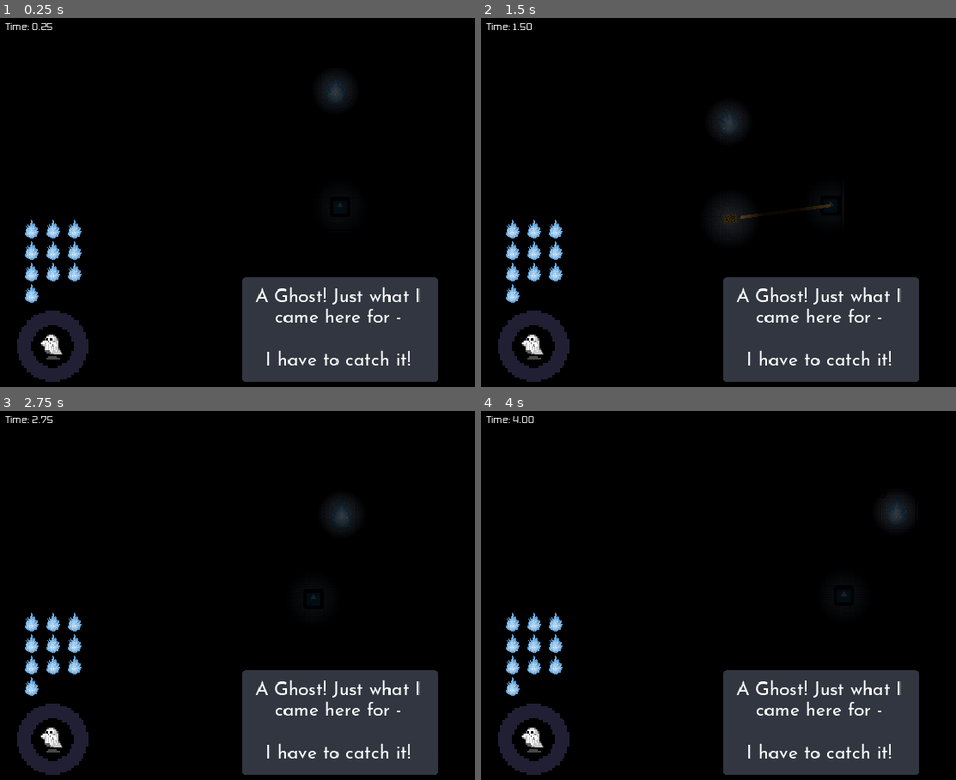
Above: before the commit, frames 1-4 (two rows, left to right).
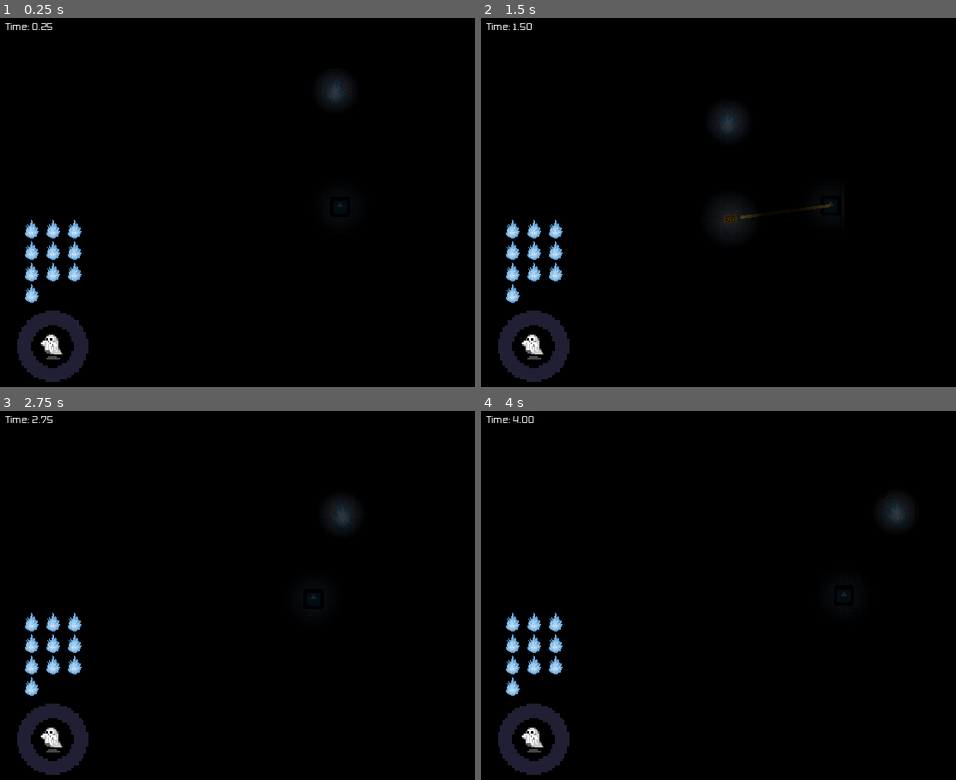
Above: after the commit, the same moments.

Repository: junyynyyn/Summer-Jam-2024
Game: Godot game, scene res://Scenes/Levels/Level1.tscn
Two runs of this game, one before a commit and one after it. Both use one fixed random seed, a clock stepped at 60 frames per second and the inputs below. This scene is started directly instead of the project's main scene. The engine's default icon, where the game draws it, is replaced by a stand-in: a white triangle on a blue panel in a dark square.
Inputs (mouse positions are in pixels of both pictures, inside the frame that each line leads up to):
- Up to frame 1 (0.25 s): no input
- Up to frame 2 (1.5 s): tap E at 0.5 s; move the mouse to (outside the picture) at 0.52 s; hold D (right) 0.53-1.25 s; tap W (up) at 0.6, 0.77, 1.07 s; click (outside the picture) at 0.67 s; tap Enter at 1.25 s; drag from (685, 224) to (846, 202) at 1.27 s
- Up to frame 3 (2.75 s): tap Enter at 2 s; move the mouse to (408, 514) at 2.02 s; hold A (left) from 2.03 s (still down); tap E at 2.1 s; tap W (up) at 2.3 s
- Up to frame 4 (4 s): release A (left) at 2.75 s; tap Enter at 2.75, 3.5 s; drag from (785, 676) to (614, 540) at 2.77 s; move the mouse to (outside the picture) at 3.52 s; hold D (right) from 3.53 s (still down); tap W (up) at 3.6, 3.77 s

The runs differ from the first frame. In frame 1, 12% of the frame differs, in the area x 50-93%, y 70-99%; in frame 2, 12%; in frame 3, 12%, in the area x 50-93%, y 28-99%; in frame 4, 12%.
Error after the commit: Invalid assignment of property or key 'visible' with value of type 'bool' on a base object of type 'null instance'. (res://Scripts/Tutorial)

Commit message:
removed opening errors

Diff:
--- a/UniMelb Game Jam/Scenes/Enemies/Mirrored Ghost.tscn
+++ b/UniMelb Game Jam/Scenes/Enemies/Mirrored Ghost.tscn
@@ -6,48 +6,6 @@
 
 [sub_resource type="CircleShape2D" id="CircleShape2D_7yshi"]
 radius = 66.0
-
-[sub_resource type="Animation" id="Animation_f046e"]
-resource_name = "new_animation"
-
-[sub_resource type="Animation" id="Animation_itxxs"]
-resource_name = "Roam"
-length = 0.5
-tracks/0/type = "value"
-tracks/0/imported = false
-tracks/0/enabled = true
-tracks/0/path = NodePath("Sprite2D:frame")
-tracks/0/interp = 1
-tracks/0/loop_wrap = true
-tracks/0/keys = {
-"times": PackedFloat32Array(0, 0.1, 0.2, 0.3, 0.4),
-"transitions": PackedFloat32Array(1, 1, 1, 1, 1),
-"update": 1,
-"values": [0, 1, 2, 3, 4]
-}
-
-[sub_resource type="Animation" id="Animation_0hfam"]
-resource_name = "Run"
-length = 0.5
-tracks/0/type = "value"
-tracks/0/imported = false
-tracks/0/enabled = true
-tracks/0/path = NodePath("Sprite2D:frame")
-tracks/0/interp = 1
-tracks/0/loop_wrap = true
-tracks/0/keys = {
-"times": PackedFloat32Array(0, 0.1, 0.2, 0.3, 0.4),
-"transitions": PackedFloat32Array(1, 1, 1, 1, 1),
-"update": 1,
-"values": [5, 6, 7, 8, 9]
-}
-
-[sub_resource type="AnimationLibrary" id="AnimationLibrary_yn12j"]
-_data = {
-"Roam": SubResource("Animation_itxxs"),
-"Run": SubResource("Animation_0hfam"),
-"new_animation": SubResource("Animation_f046e")
-}
 
 [node name="Mirrored Ghost" instance=ExtResource("1_hiwya")]
 script = ExtResource("2_qaixr")
@@ -67,10 +25,5 @@
 [node name="RunningTimer" type="Timer" parent="." index="5"]
 one_shot = true
 
-[node name="AnimationPlayer" parent="." index="6"]
-libraries = {
-"": SubResource("AnimationLibrary_yn12j")
-}
-
 [connection signal="body_entered" from="DetectionArea" to="." method="_on_detection_area_body_entered"]
 [connection signal="body_exited" from="DetectionArea" to="." method="_on_detection_area_body_exited"]
--- a/UniMelb Game Jam/Scenes/Enemies/Running Ghost.tscn
+++ b/UniMelb Game Jam/Scenes/Enemies/Running Ghost.tscn
@@ -31,8 +31,6 @@
 [node name="NavigationAgent2D" type="NavigationAgent2D" parent="Node2D" index="1"]
 debug_enabled = true
 
-[node name="AnimationPlayer" type="AnimationPlayer" parent="." index="5"]
-
 [connection signal="area_entered" from="Aggro/Aggro Range" to="." method="_on_aggro_range_area_entered"]
 [connection signal="area_exited" from="Aggro/Aggro Range" to="." method="_on_aggro_range_area_exited"]
 [connection signal="timeout" from="Node2D/PathRecalc" to="." method="_on_path_recalc_timeout"]
--- a/UniMelb Game Jam/Scenes/Enemies/Teleporting Ghost.tscn
+++ b/UniMelb Game Jam/Scenes/Enemies/Teleporting Ghost.tscn
@@ -1,23 +1,11 @@
-[gd_scene load_steps=9 format=3 uid="uid://brusfv3prdi2o"]
+[gd_scene load_steps=5 format=3 uid="uid://brusfv3prdi2o"]
 
 [ext_resource type="PackedScene" uid="uid://cy1f7nq6lt4d" path="res://Scenes/Enemies/Ghost.tscn" id="1_8edfu"]
 [ext_resource type="Script" path="res://Scripts/Enemies/Teleporting Ghost.gd" id="2_ark64"]
 [ext_resource type="Texture2D" uid="uid://b4pqvgcs71wtg" path="res://Sprites/WispPurple-sheet.png" id="3_ik7sf"]
-[ext_resource type="Animation" uid="uid://ds54rxlxtrlk6" path="res://Animations/Roam.res" id="4_fflh8"]
-[ext_resource type="Animation" uid="uid://hpe25jrw3qwj" path="res://Animations/Run.res" id="5_pgluc"]
 
 [sub_resource type="CircleShape2D" id="CircleShape2D_laccb"]
 radius = 66.0
-
-[sub_resource type="Animation" id="Animation_tdmbt"]
-resource_name = "RESET"
-
-[sub_resource type="AnimationLibrary" id="AnimationLibrary_2oald"]
-_data = {
-"RESET": SubResource("Animation_tdmbt"),
-"Roam": ExtResource("4_fflh8"),
-"Run": ExtResource("5_pgluc")
-}
 
 [node name="Teleporting Ghost" instance=ExtResource("1_8edfu")]
 script = ExtResource("2_ark64")
@@ -39,10 +27,5 @@
 wait_time = 0.5
 one_shot = true
 
-[node name="AnimationPlayer" parent="." index="6"]
-libraries = {
-"": SubResource("AnimationLibrary_2oald")
-}
-
 [connection signal="body_entered" from="DetectionArea" to="." method="_on_detection_area_body_entered"]
 [connection signal="timeout" from="CooldownTimer" to="." method="_on_cooldown_timer_timeout"]
--- a/UniMelb Game Jam/Scenes/Enemies/Turning Ghost.tscn
+++ b/UniMelb Game Jam/Scenes/Enemies/Turning Ghost.tscn
@@ -6,60 +6,6 @@
 
 [sub_resource type="CircleShape2D" id="CircleShape2D_86ot8"]
 radius = 66.0
-
-[sub_resource type="Animation" id="Animation_mbe8v"]
-length = 0.001
-tracks/0/type = "value"
-tracks/0/imported = false
-tracks/0/enabled = true
-tracks/0/path = NodePath("Sprite2D:frame")
-tracks/0/interp = 1
-tracks/0/loop_wrap = true
-tracks/0/keys = {
-"times": PackedFloat32Array(0),
-"transitions": PackedFloat32Array(1),
-"update": 1,
-"values": [0]
-}
-
-[sub_resource type="Animation" id="Animation_0hfam"]
-resource_name = "Run"
-length = 0.5
-tracks/0/type = "value"
-tracks/0/imported = false
-tracks/0/enabled = true
-tracks/0/path = NodePath("Sprite2D:frame")
-tracks/0/interp = 1
-tracks/0/loop_wrap = true
-tracks/0/keys = {
-"times": PackedFloat32Array(0, 0.1, 0.2, 0.3, 0.4),
-"transitions": PackedFloat32Array(1, 1, 1, 1, 1),
-"update": 1,
-"values": [5, 6, 7, 8, 9]
-}
-
-[sub_resource type="Animation" id="Animation_itxxs"]
-resource_name = "Roam"
-length = 0.5
-tracks/0/type = "value"
-tracks/0/imported = false
-tracks/0/enabled = true
-tracks/0/path = NodePath("Sprite2D:frame")
-tracks/0/interp = 1
-tracks/0/loop_wrap = true
-tracks/0/keys = {
-"times": PackedFloat32Array(0, 0.1, 0.2, 0.3, 0.4),
-"transitions": PackedFloat32Array(1, 1, 1, 1, 1),
-"update": 1,
-"values": [0, 1, 2, 3, 4]
-}
-
-[sub_resource type="AnimationLibrary" id="AnimationLibrary_urwsc"]
-_data = {
-"RESET": SubResource("Animation_mbe8v"),
-"Roam": SubResource("Animation_itxxs"),
-"Run": SubResource("Animation_0hfam")
-}
 
 [node name="Turning Ghost" instance=ExtResource("1_w4dml")]
 script = ExtResource("1_6hgvg")
@@ -79,11 +25,6 @@
 [node name="RunningTimer" type="Timer" parent="." index="4"]
 one_shot = true
 
-[node name="AnimationPlayer" parent="." index="6"]
-libraries = {
-"": SubResource("AnimationLibrary_urwsc")
-}
-
 [connection signal="body_entered" from="DetectionArea" to="." method="_on_detection_area_body_entered"]
 [connection signal="body_exited" from="DetectionArea" to="." method="_on_detection_area_body_exited"]
 [connection signal="timeout" from="RunningTimer" to="." method="_on_running_timer_timeout"]
--- a/UniMelb Game Jam/Scenes/Levels/Level1.tscn
+++ b/UniMelb Game Jam/Scenes/Levels/Level1.tscn
@@ -22,7 +22,7 @@
 ThreeStar = 4.2
 Gold = 3.67
 
-[node name="TextureRect" type="TextureRect" parent="UI" index="4"]
+[node name="TutDisplay" type="TextureRect" parent="UI" index="4"]
 visible = false
 show_behind_parent = true
 z_index = -1
@@ -40,7 +40,7 @@
 texture = ExtResource("3_uq3vk")
 expand_mode = 1
 
-[node name="Label" type="Label" parent="UI/TextureRect" index="0"]
+[node name="Label" type="Label" parent="UI/TutDisplay" index="0"]
 layout_mode = 0
 offset_left = 4.0
 offset_top = 19.0
--- a/UniMelb Game Jam/Scripts/Player/Player.gd
+++ b/UniMelb Game Jam/Scripts/Player/Player.gd
@@ -9,6 +9,8 @@
 #@onready var GrappleThrowNoise = get_node("/root/Level/Audio/GrappleThrowNoise")
 var ghosts_collected = []
 var can_fire_hook = true
+
+@onready var container = get_node("/root/Level/UI/GhostCounter/Container")
 
 func _ready():
 	#Allow global access to the player as a singleton
@@ -67,7 +69,7 @@
 	if (ghost not in ghosts_collected and ghost.capture_cooldown == false):
 		ghost.capture()
 		ghosts_collected.append(ghost)
-
+		add_ghost_to_ui(ghost.sprite.texture)  # Assuming the ghost's Texture is accessible via a property 'sprite'
 		timer.start()
 
 # When timer is over release all the ghosts
@@ -75,3 +77,10 @@
 	for ghosts in ghosts_collected:
 		ghosts.release()
 	ghosts_collected.clear()
+
+func add_ghost_to_ui(ghost_sprite: Texture):
+	var texture_rect = TextureRect.new()
+	texture_rect.texture = ghost_sprite.texture
+	texture_rect.region_enabled = true
+	texture_rect.region_rect = ghost_sprite.region_rect  # Use the same region as the ghost sprite
+	container.add_child(texture_rect)
Not shown: 1 places in UniMelb Game Jam/Scenes/Enemies/Mirrored Ghost.tscn that only renumber resources
Not shown: 1 places in UniMelb Game Jam/Scenes/Enemies/Turning Ghost.tscn that only renumber resources
